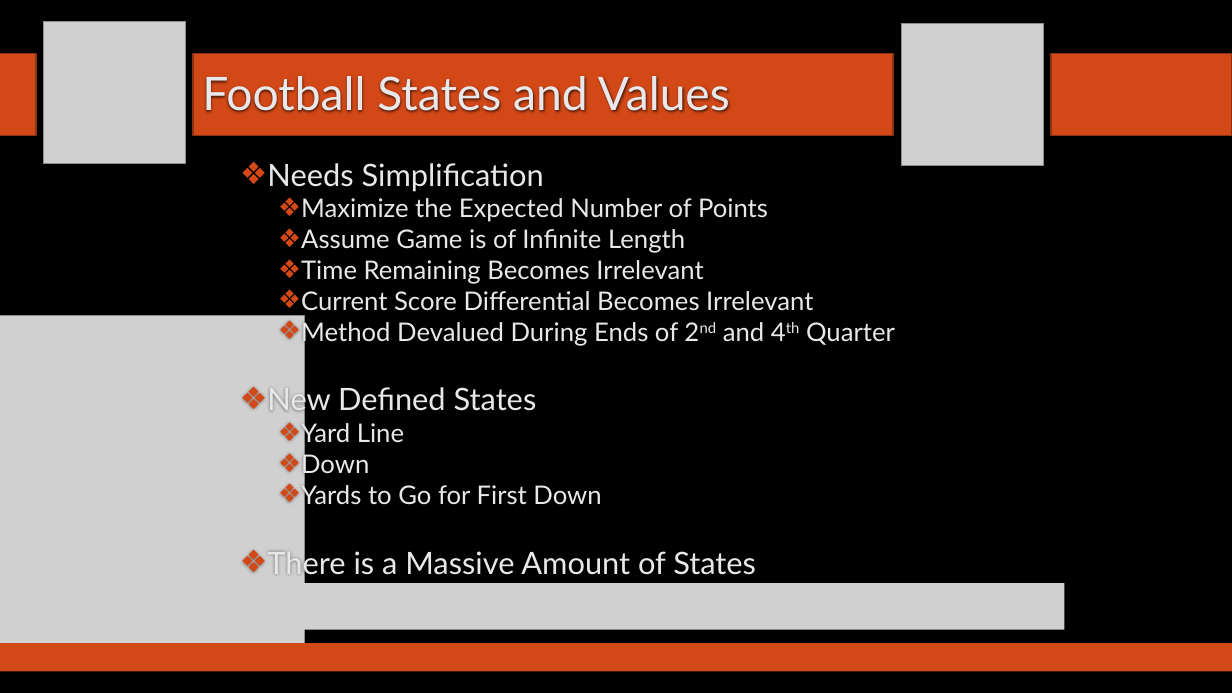
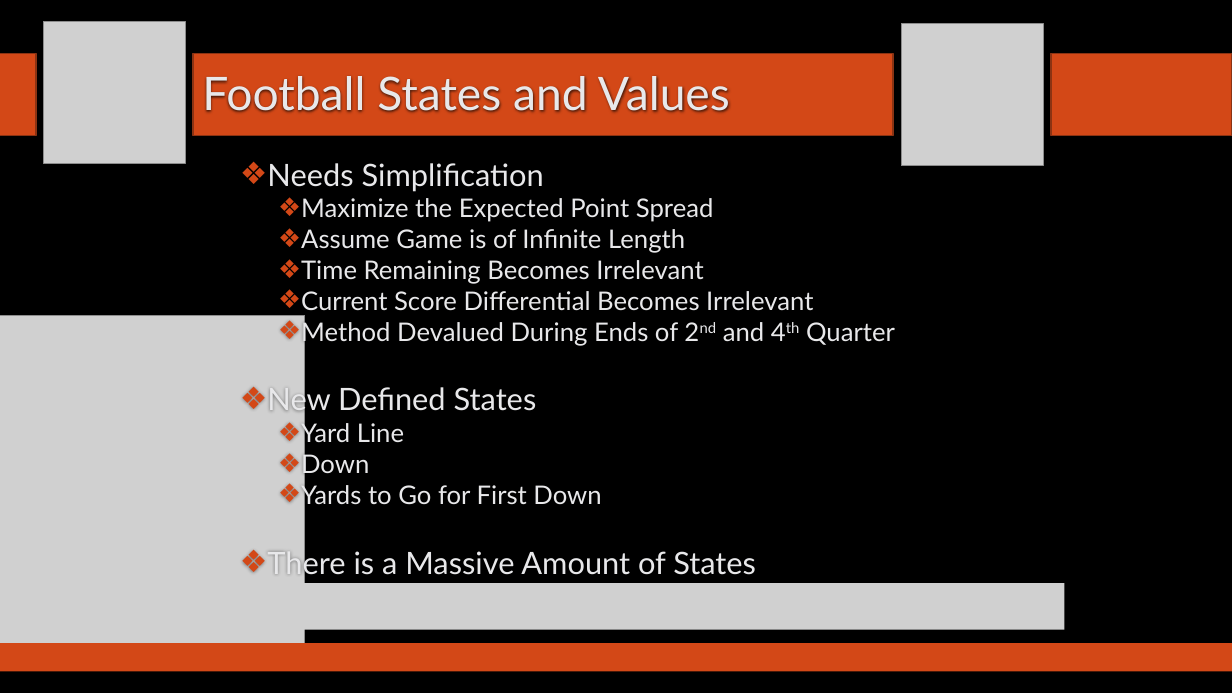
Before and after one commit to SuperMarioGiacomazzo/STOR538_WEBSITE, a slide deck: slide 4 of Slides/Football 3/Footballl_3_Lecture.pptx. Drawn at 1232x693 pixels with LibreOffice and Linux fonts; fonts in the diff are those of the drawing; grey boxes stand for pictures; background and template pictures are left out. Boxes give left, top, right and bottom in pixels: in the first picture for what was removed or moved away, otherwise in the second. Text is boxed around its words. In the diff, an @@ line names an element or a change of style, - is before the commit and + after.

```diff
--- a/Slides/Football 3/Footballl_3_Lecture.pptx
+++ b/Slides/Football 3/Footballl_3_Lecture.pptx
@@ text at (301,198,714,222): text changed @@
-  ❖ Maximize the Expected Number of Points
+  ❖ Maximize the Expected Point Spread
```
Also in this commit, not shown: 2 other slides changed, 1 slide added, 3 other files.
